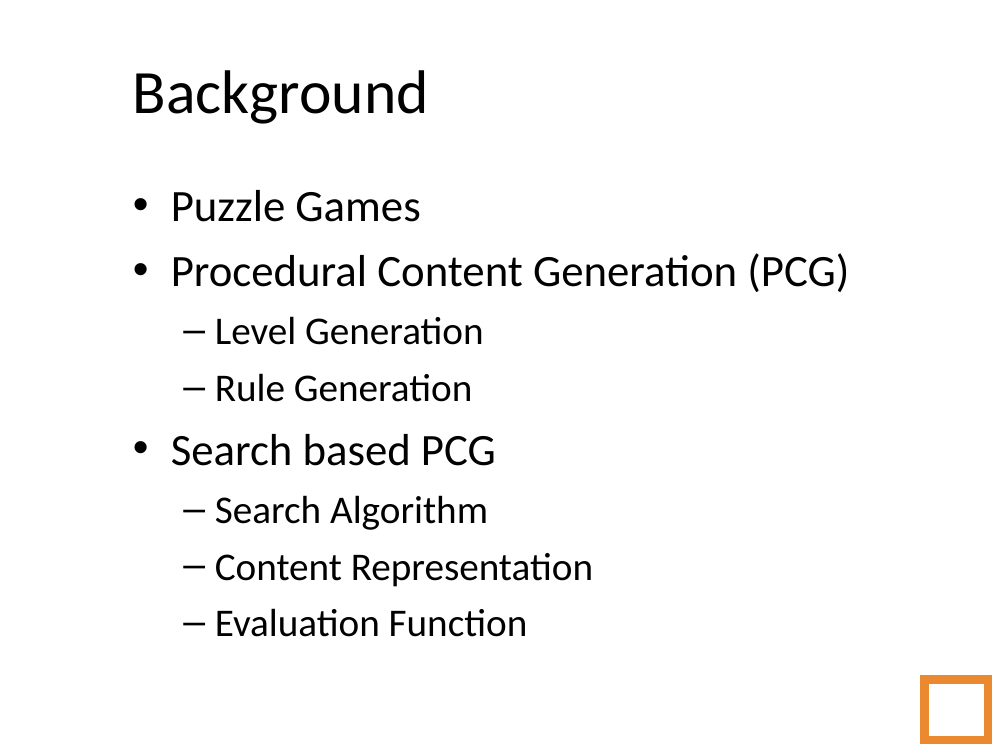
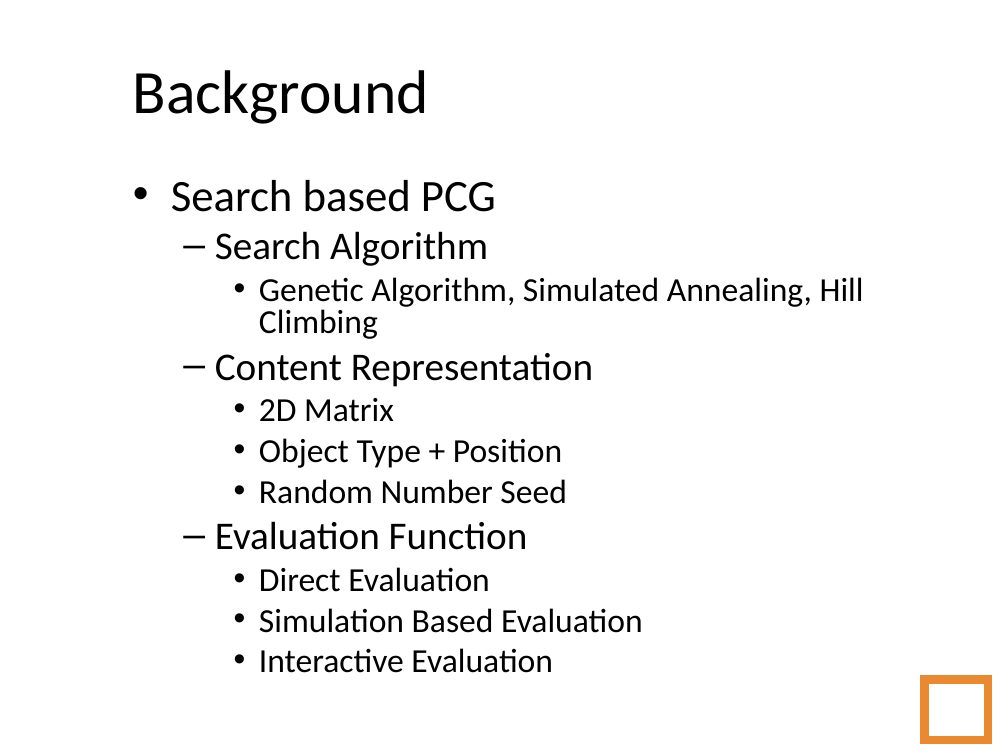
Before and after one commit to amidos2006/Automatic-Game-Script-Generation, a slide deck: slide 7 of Presentation/Automatic Game Script Generation.ppt (slide 6 before the commit). Drawn at 1008x756 pixels with LibreOffice and Linux fonts; fonts in the diff are those of the drawing; background and template pictures are left out. Boxes give left, top, right and bottom in pixels: in the first picture for what was removed or moved away, otherwise in the second. Text is boxed around its words. In the diff, an @@ line names an element or a change of style, - is before the commit and + after.

Commit message:
updated PPT

```diff
--- a/Presentation/Automatic Game Script Generation.ppt
+++ b/Presentation/Automatic Game Script Generation.ppt
@@ text at bbox=[171, 190, 849, 402]: paragraphs removed @@
-• Puzzle Games
-• Procedural Content Generation (PCG)
-  – Level Generation
-  – Rule Generation
@@ text at bbox=[171, 180, 593, 550]: line spacing 1 to 0.8 @@
@@ text at bbox=[259, 277, 864, 339]: paragraph added @@
+    • Genetic Algorithm, Simulated Annealing, Hill Climbing
@@ text at bbox=[259, 398, 566, 504]: paragraphs added @@
+    • 2D Matrix
+    • Object Type + Position
+    • Random Number Seed
@@ text at bbox=[259, 567, 643, 673]: paragraphs added @@
+    • Direct Evaluation
+    • Simulation Based Evaluation
+    • Interactive Evaluation
```
Also in this commit, not shown: 2 other slides changed, 44 slides added, 5 slides removed, 35 other files.
